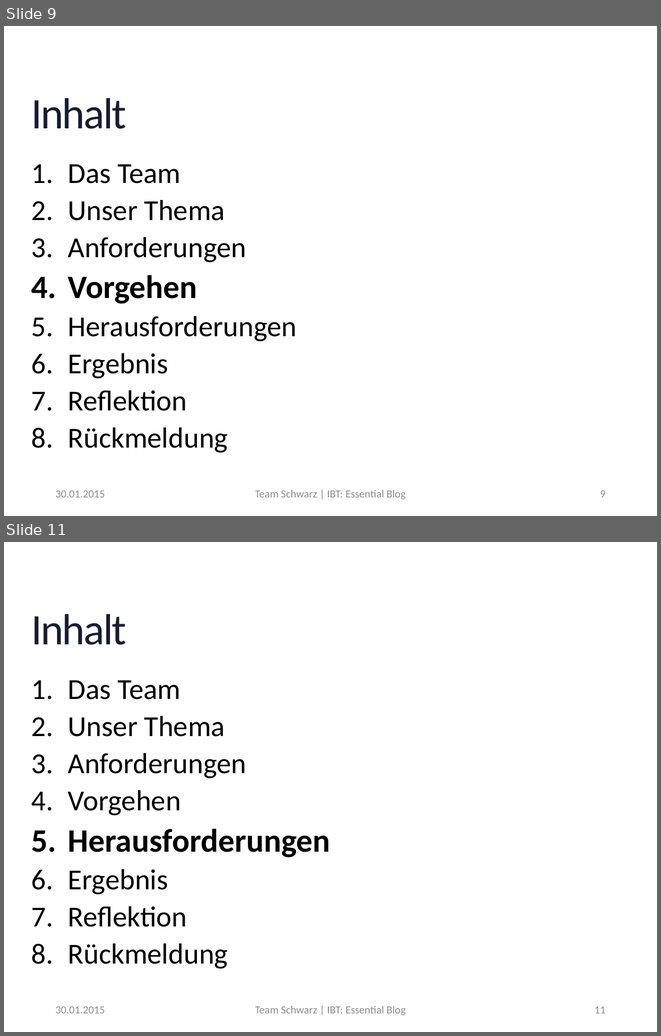
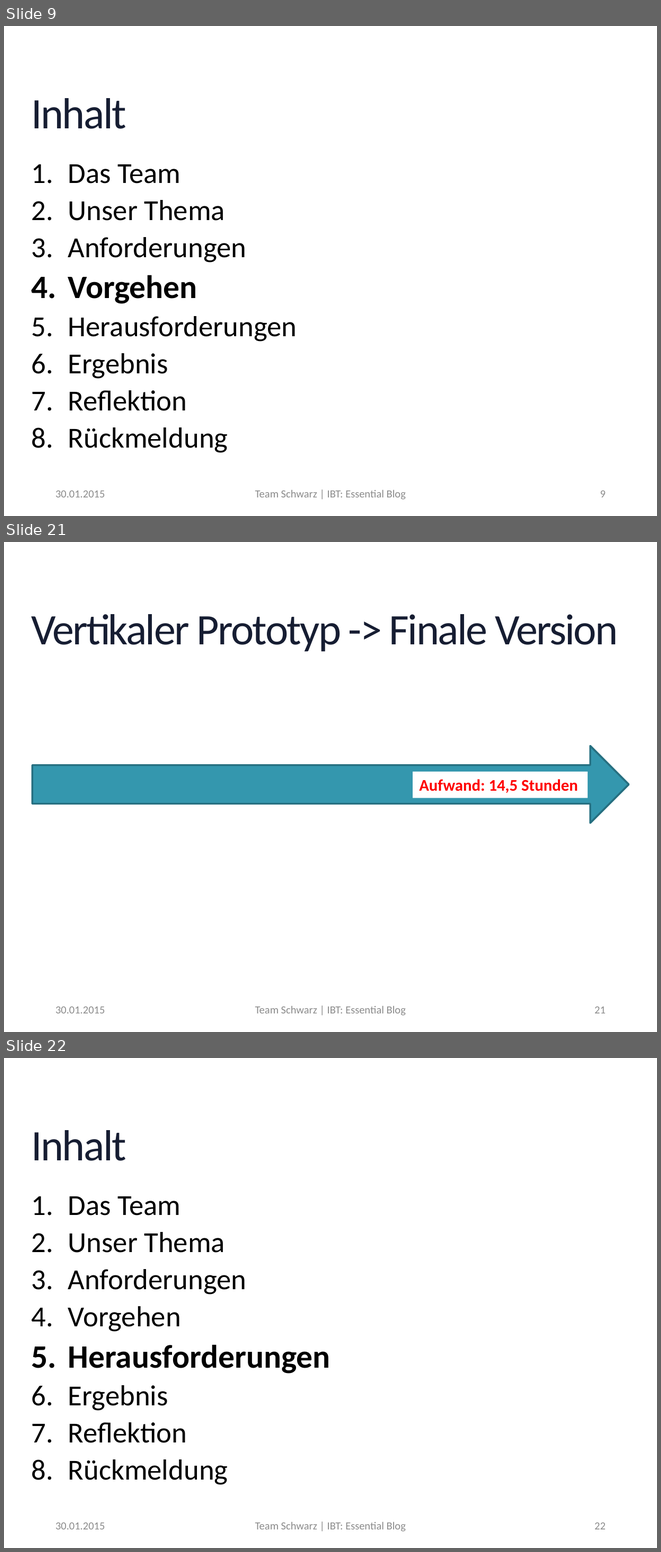
Before and after one commit to MrXXX92/EssentialBlog, a slide deck: Notizen/Präsentation_EssentialBlog.pptx. Shown one above the other, each under a label of ours: slides 9 and 11 before the commit, slides 9, 21 and 22 after it; the slides between them are not shown. The pictures are 661x1036 and 661x1552 pixels, drawn with LibreOffice and Linux fonts; fonts in the diff are those of the drawing; background and template pictures are left out. Boxes give left, top, right and bottom in pixels: in the first picture for what was removed or moved away, otherwise in the second. Text is boxed around its words. In the diff, an @@ line names an element or a change of style, - is before the commit and + after.

```diff
--- a/Notizen/Präsentation_EssentialBlog.pptx
+++ b/Notizen/Präsentation_EssentialBlog.pptx
@@ slide 21 added at (4,542,657,1032), background picture (left out) @@
@@ title added at (31,614,618,652), 48 pt, text gradient #2E59B0 to #161D32 to #000000 @@
+Vertikaler Prototyp -> Finale Version
@@ right arrow added at (32,746,628,823), fill #3497AE, outline #267081 2 pt @@
@@ rectangle added at (413,771,588,797), fill #FFFFFF, 18 pt, text #FF0000, bold @@
+Aufwand: 14,5 Stunden
@@ text added at (55,1006,105,1013), 12 pt, text #8C8C8C @@
+30.01.2015
@@ text added at (255,1006,406,1015), 12 pt, text #8C8C8C @@
+Team Schwarz | IBT: Essential Blog
@@ page number added at (594,1006,606,1013), 12 pt, text #8C8C8C @@
+21
@@ what was slide 11 is now slide 22 @@
@@ page number at (594,1522,606,1529): text changed @@
-11
+22
```
Also in this commit, not shown: 2 slides changed, 10 other slides added.
